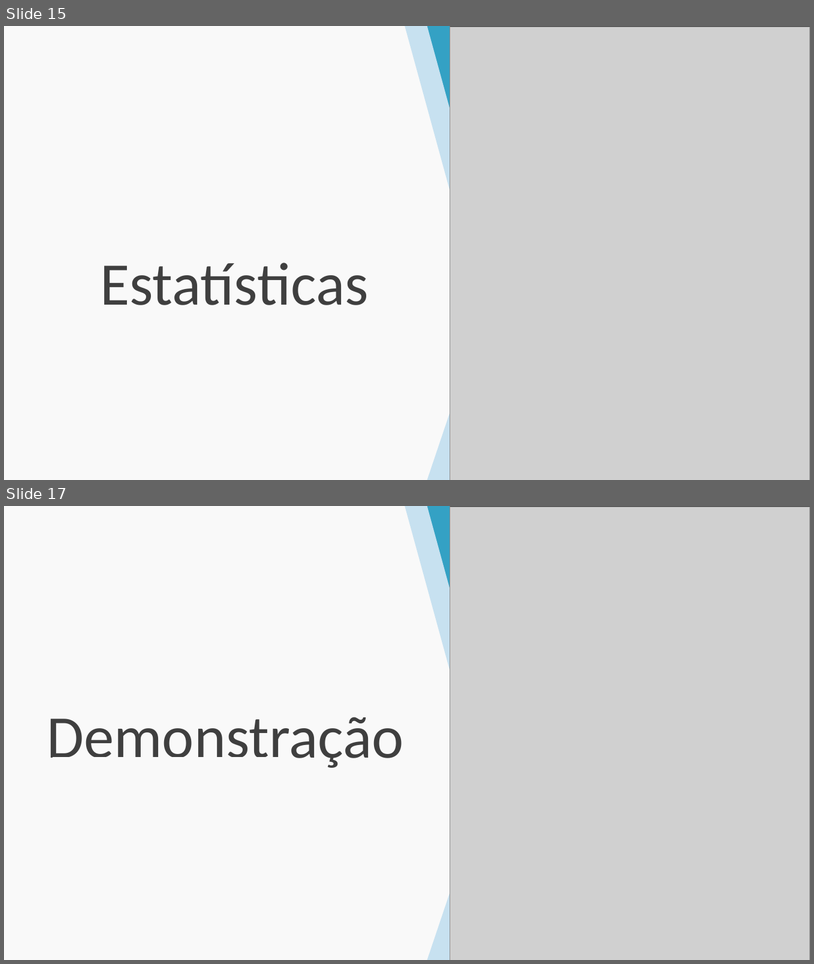
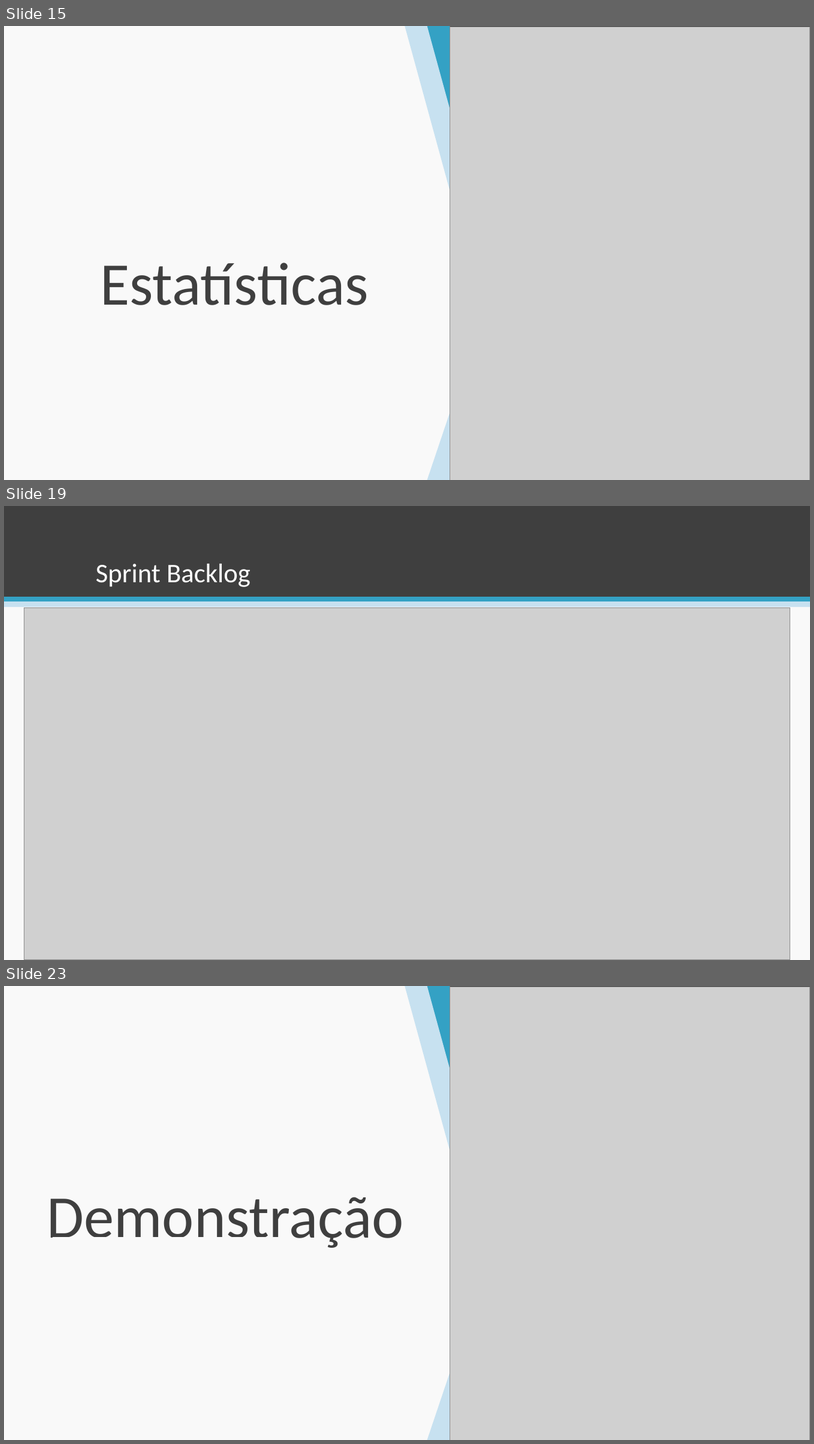
Before and after one commit to esteves-esta/TechHumi, a slide deck: documentacao/PowerPoint.pptx. Shown one above the other, each under a label of ours: slides 15 and 17 before the commit, slides 15, 19 and 23 after it; the slides between them are not shown. The pictures are 814x964 and 814x1444 pixels, drawn with LibreOffice and Linux fonts; fonts in the diff are those of the drawing; grey boxes stand for pictures; background and template pictures are left out. Boxes give left, top, right and bottom in pixels: in the first picture for what was removed or moved away, otherwise in the second. Text is boxed around its words. In the diff, an @@ line names an element or a change of style, - is before the commit and + after.

```diff
--- a/documentacao/PowerPoint.pptx
+++ b/documentacao/PowerPoint.pptx
@@ slide 19 added at [4, 506, 810, 960], background #F9F9F9 @@
@@ rectangle added at [4, 506, 810, 597], fill #3F3F3F @@
@@ title added at [96, 564, 251, 587], 32 pt, text #FFFFFF @@
+Sprint Backlog
@@ rectangle added at [4, 597, 810, 602], fill #34A1C4 @@
@@ rectangle added at [4, 601, 810, 607], fill #C7E1F0 @@
@@ picture added at [24, 607, 791, 960] @@
@@ what was slide 17 is now slide 23 @@
```
Also in this commit, not shown: 2 slides changed, 5 other slides added.
